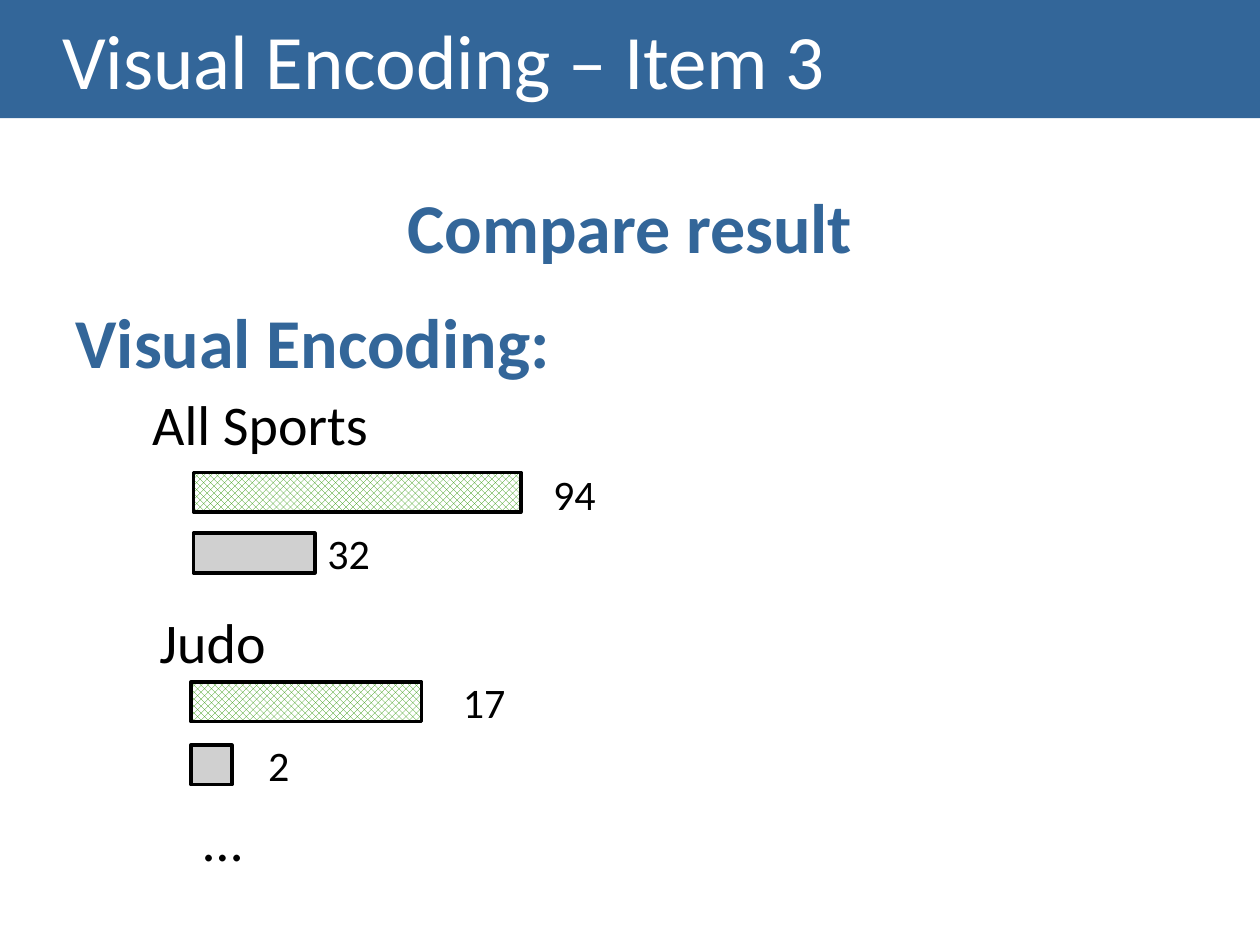
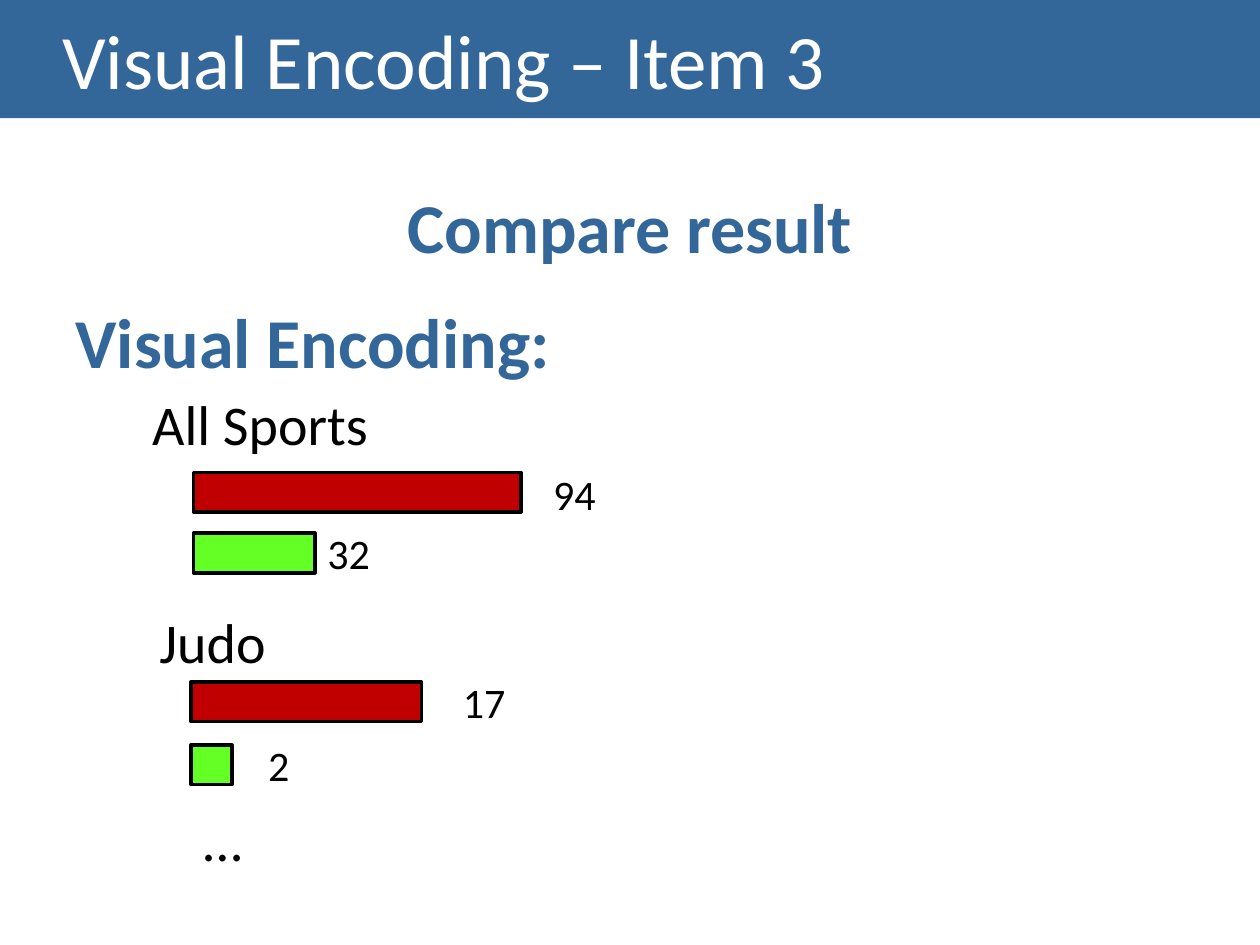
Before and after one commit to carboned4/V_I_2015_1, a slide deck: slide 13 of checkpoint3/G01A - Presentation 3.pptx. Drawn at 1260x945 pixels with LibreOffice and Linux fonts; fonts in the diff are those of the drawing; grey boxes stand for pictures. Boxes give left, top, right and bottom in pixels: in the first picture for what was removed or moved away, otherwise in the second. Text is boxed around its words. In the diff, an @@ line names an element or a change of style, - is before the commit and + after.

```diff
--- a/checkpoint3/G01A - Presentation 3.pptx
+++ b/checkpoint3/G01A - Presentation 3.pptx
@@ rectangle at (x1=194, y1=472, x2=522, y2=512): fill pattern #2A9300 on #FFFFFF to #C00000 @@
@@ picture removed at (x1=194, y1=533, x2=316, y2=572) @@
@@ rectangle added at (x1=194, y1=533, x2=316, y2=572), fill #63FF25, outline #000000 2 pt @@
@@ rectangle at (x1=192, y1=682, x2=422, y2=721): fill pattern #2A9300 on #FFFFFF to #C00000 @@
@@ picture removed at (x1=192, y1=745, x2=232, y2=784) @@
@@ rectangle added at (x1=192, y1=745, x2=232, y2=784), fill #63FF25, outline #000000 2 pt @@
```
Also in this commit, not shown: 10 other slides changed, 2 other files.
